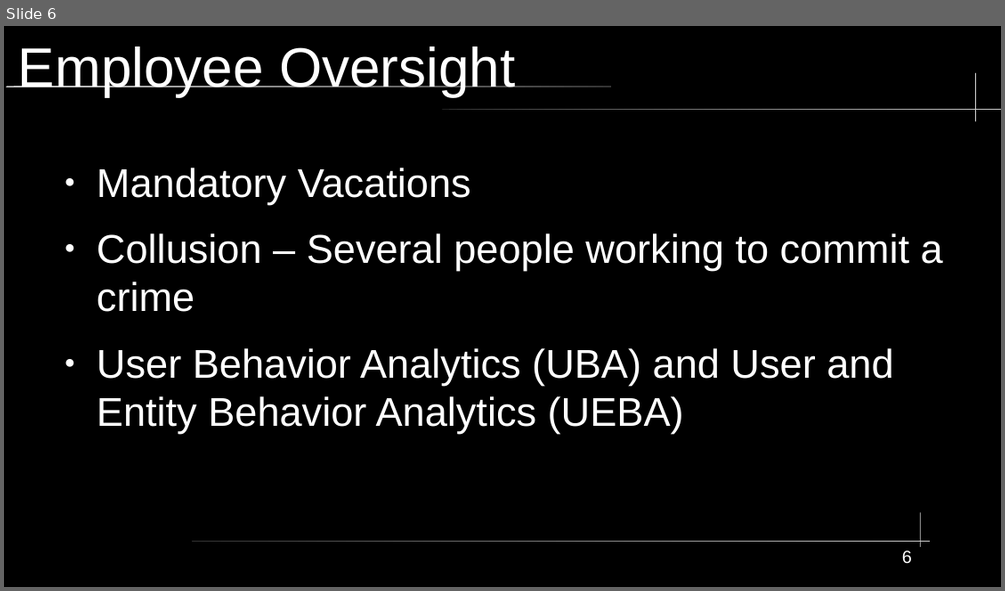
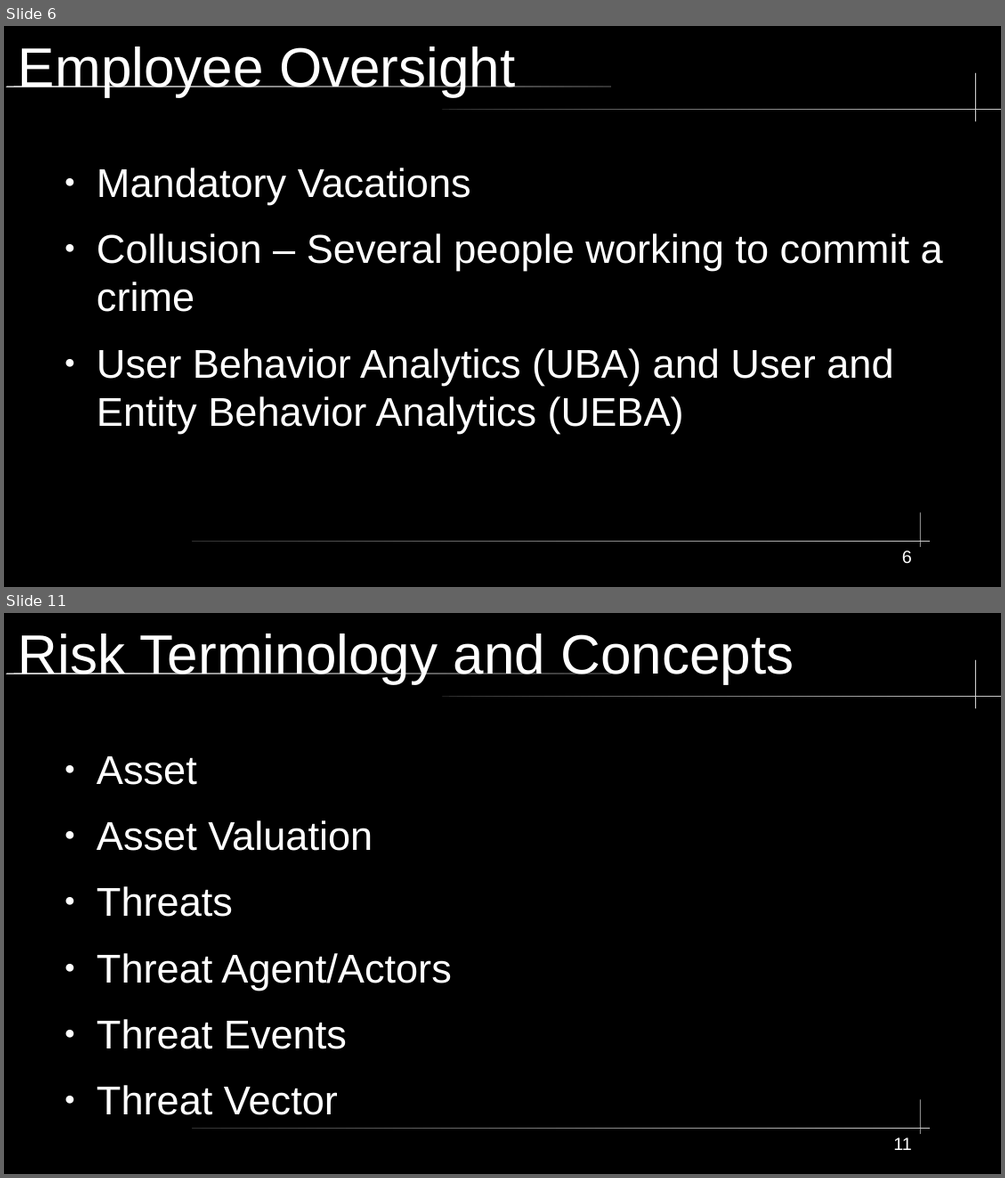
Before and after one commit to City-Colleges-of-Chicago-Cybersecurity/COMPSFI-214, a slide deck: 2026/Spring/powerpoints/Chapter-02-Personnel-Security-and-Risk-Management-Concepts.odp. Shown one above the other, each under a label of ours: slide 6 before the commit, slides 6 and 11 after it; the slides between them are not shown. The pictures are 1005x591 and 1005x1178 pixels, drawn with LibreOffice and Linux fonts; fonts in the diff are those of the drawing. Boxes give left, top, right and bottom in pixels: in the first picture for what was removed or moved away, otherwise in the second. Text is boxed around its words. In the diff, an @@ line names an element or a change of style, - is before the commit and + after.

```diff
--- a/2026/Spring/powerpoints/Chapter-02-Personnel-Security-and-Risk-Management-Concepts.odp
+++ b/2026/Spring/powerpoints/Chapter-02-Personnel-Security-and-Risk-Management-Concepts.odp
@@ slide 11 added at (4,613,1001,1174), background #000000; not listed: 5 template elements that a slide beside it also shows @@
@@ title added at (18,633,793,684), 44 pt, text #FFFFFF @@
+Risk Terminology and Concepts
@@ text added at (97,756,451,1115), 32 pt, text #FFFFFF @@
+● Asset
+● Asset Valuation
+● Threats
+● Threat Agent/Actors
+● Threat Events
+● Threat Vector
@@ page number added at (893,1137,912,1150), 14 pt, text #FFFFFF @@
+11
```
Also in this commit, not shown: 1 slide changed, 46 other slides added.
